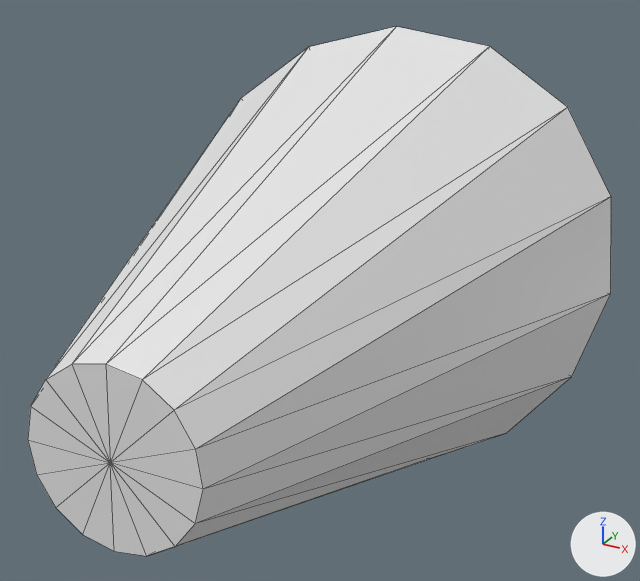
What one commit did to the OBJ model assets/meshes/drones/s1000plus/s1000plus__canopy.obj.
Camera for both pictures: a 50 mm camera at (0.169, -0.364, 0.142) aimed at (0.022, -0.097, 0.009). Lighting does not change. The marker at lower right points along +X, +Y and +Z. The older version comes first. Mesh edges are drawn as thin lines. Where no turn or scale is listed for an object, it has been applied to the vertices.

Script lines for the objects in view, before the commit:
```python
me_s1000plus__canopy = bpy.data.meshes.new('s1000plus__canopy')
me_s1000plus__canopy.from_pydata(...)  # 34 vertices, 64 faces; spans x -0.096..0.114, y -0.202..-0.024, z -0.114..0.096
ob_s1000plus__canopy = bpy.data.objects.new('s1000plus__canopy', me_s1000plus__canopy)
ob_s1000plus__canopy.location = (0.0, 0.0, 0.0)
```
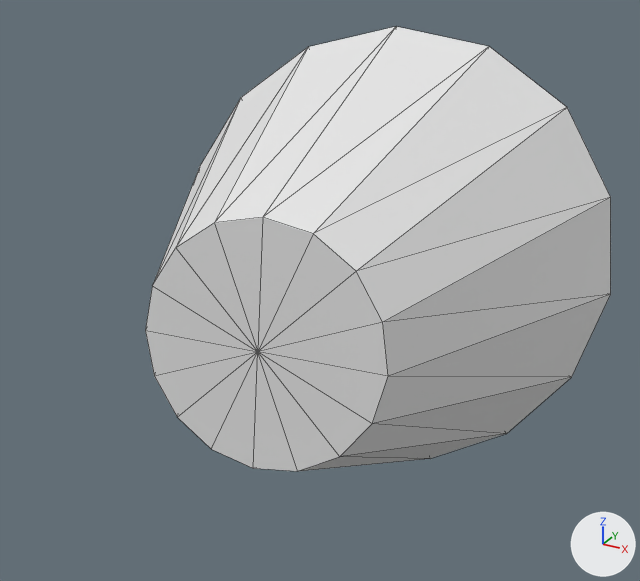
The newer file is also rescaled (x1.03), turned or shifted as a whole; pictures and numbers use the older file's frame.

Location of each change, (x1, y1, x2, y2) in pixels of the pictures (640 x 581 px):
's1000plus__canopy', reshaped (20% narrower, 16% shorter)
    before: (28, 26, 611, 556)
    after: (145, 27, 611, 471)

The change, as a diff of the scene's bpy script:
```diff
--- a/assets/meshes/drones/s1000plus/s1000plus__canopy.obj.py
+++ b/assets/meshes/drones/s1000plus/s1000plus__canopy.obj.py
@@ me_s1000plus__canopy @@
 # used by ob_s1000plus__canopy; location = (0.0, 0.0, 0.0)
-me_s1000plus__canopy.from_pydata(...)  # 34 vertices, 64 faces; spans x -0.096..0.114, y -0.202..-0.024, z -0.114..0.096
+me_s1000plus__canopy.from_pydata(...)  # 34 vertices, 64 faces; spans x -0.096..0.114, y -0.122..-0.024, z -0.114..0.096
+# me_s1000plus__canopy part 1: all 17 vertices in x -0.025..0.042, y -0.202, z -0.042..0.025 are scaled about their middle by (1.56, 1, 1.56), then moved by (0.0, 0.081, 0.0)
```
